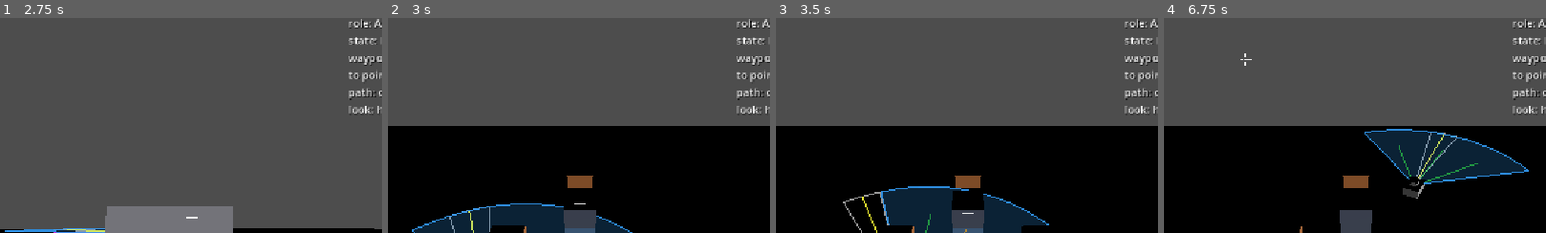
Above: before the commit, frames 1-4 (left to right).
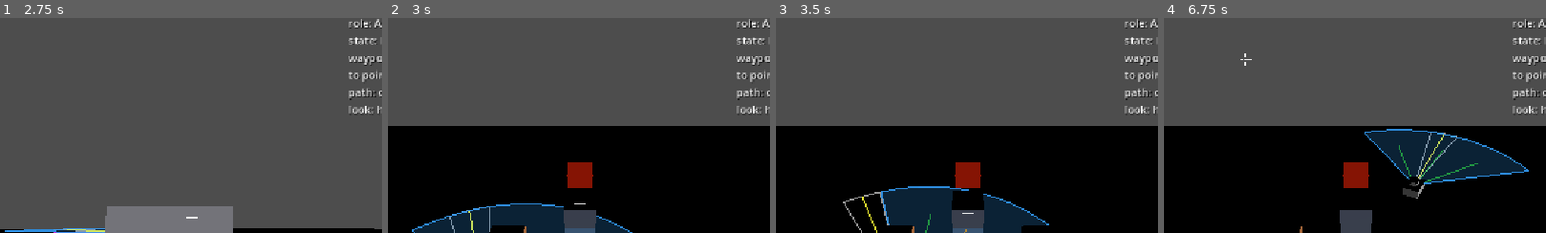
Above: after the commit, the same moments.

Repository: Imadakara/Tanks-Props
Game: Godot game, scene res://scenes/bot_arena/BotArena.tscn
Same seed, same stepped clock (60 frames per second), same inputs: the game is played once before the commit and once after it.
Inputs (mouse positions are % of the whole screen's width and height, from its top left):
- Up to frame 1 (2.75 s): tap Enter at 0.5 s; move the mouse to (55, 50) at 0.52 s; press the mouse at (55, 50) at 0.53 s; hold W (move_forward) from 0.53 s (still down); move the mouse to (45, 50) at 1.27 s; release the mouse at (45, 50) at 1.28 s; tap E (toggle_disguise) at 1.35 s; move the mouse to (52, 48) at 2.02 s; tap 1 at 2.1 s
- Up to frame 2 (3 s): keep holding W (move_forward); move the mouse to (49, 52) at 2.77 s; tap 2 at 2.85 s
- Up to frame 3 (3.5 s): keep holding W (move_forward)
- Up to frame 4 (6.75 s): move the mouse to (80, 65) at 3.52 s; release W (move_forward) at 3.53 s; hold A (turn_left) 3.53-5.03 s; tap 3 at 3.6 s; move the mouse to (20, 35) at 4.27 s; click (20, 35) at 4.35 s; move the mouse to (55, 50) at 5.02 s; hold S (move_backward) 5.03-5.78 s; hold E (toggle_disguise) 5.03-5.78 s; click (55, 50) at 5.17 s; move the mouse to (35, 25) at 5.77 s; hold D (turn_right) 5.78-6.53 s; tap 1 at 5.85 s; move the mouse to (55, 50) at 6.52 s; hold W (move_forward) from 6.53 s (still down); tap 2 at 6.6 s
The pictures show only the part of the screen within x 25-75%, y 7-57%; the shares and areas given below are measured in that part.

Frame 1 is identical in both runs. In frame 2, 0.8% of the frame differs, in the area x 46-54%, y 67-80%; in frame 3, 0.8%; in frame 4, 0.8%.

Commit message:
reverse collision obstacle

Diff:
--- a/scenes/bot_arena/BotArena.tscn
+++ b/scenes/bot_arena/BotArena.tscn
@@ -44,16 +44,21 @@
 [sub_resource type="BoxMesh" id="BoxMesh_j8k2e"]
 size = Vector3(2, 1.25, 2)
 
-[sub_resource type="BoxShape3D" id="BoxShape3D_execi"]
-size = Vector3(2, 1.25, 2)
-
-[sub_resource type="BoxMesh" id="BoxMesh_0hb1j"]
-size = Vector3(2, 1.25, 2)
-
 [sub_resource type="BoxShape3D" id="BoxShape3D_oubrc"]
 size = Vector3(2, 1.25, 2)
 
 [sub_resource type="BoxMesh" id="BoxMesh_usroo"]
+size = Vector3(2, 1.25, 2)
+
+[sub_resource type="BoxShape3D" id="BoxShape3D_execi"]
+size = Vector3(2, 1.25, 2)
+
+[sub_resource type="StandardMaterial3D" id="StandardMaterial3D_j8k2e"]
+transparency = 1
+shading_mode = 0
+albedo_color = Color(0.95, 0.15, 0.05, 0.55)
+
+[sub_resource type="BoxMesh" id="BoxMesh_0hb1j"]
 size = Vector3(2, 1.25, 2)
 
 [node name="BotArena" type="Node3D" unique_id=281684750]
@@ -140,17 +145,6 @@
 material_override = SubResource("StandardMaterial3D_execi")
 mesh = SubResource("BoxMesh_j8k2e")
 
-[node name="Obstacle2" type="StaticBody3D" parent="." unique_id=166984192]
-transform = Transform3D(1, 0, 0, 0, 1, 0, 0, 0, 1, 0, 0.625, -25)
-collision_mask = 0
-
-[node name="CollisionShape3D" type="CollisionShape3D" parent="Obstacle2" unique_id=2030595045]
-shape = SubResource("BoxShape3D_execi")
-
-[node name="Mesh" type="MeshInstance3D" parent="Obstacle2" unique_id=86441561]
-material_override = SubResource("StandardMaterial3D_execi")
-mesh = SubResource("BoxMesh_0hb1j")
-
 [node name="Obstacle3" type="StaticBody3D" parent="." unique_id=870157358]
 transform = Transform3D(1, 0, 0, 0, 1, 0, 0, 0, 1, -4.33, 0.625, -17.5)
 collision_mask = 0
@@ -169,3 +163,15 @@
 transform = Transform3D(1, 0, 0, 0, -4.371139e-08, 1, 0, -1, -4.371139e-08, 0, 45, 0)
 projection = 1
 size = 80.0
+
+[node name="HazardZone1" type="Area3D" parent="." unique_id=110586392]
+transform = Transform3D(1, 0, 0, 0, 1, 0, 0, 0, 1, 0, 0.625, -25)
+collision_layer = 4
+collision_mask = 0
+
+[node name="CollisionShape3D" type="CollisionShape3D" parent="HazardZone1" unique_id=900768991]
+shape = SubResource("BoxShape3D_execi")
+
+[node name="Mesh" type="MeshInstance3D" parent="HazardZone1" unique_id=1760489742]
+material_override = SubResource("StandardMaterial3D_j8k2e")
+mesh = SubResource("BoxMesh_0hb1j")
--- a/scenes/bot_arena/bot_sentry_controller.gd
+++ b/scenes/bot_arena/bot_sentry_controller.gd
@@ -72,6 +72,15 @@
 ## ВСЕГДА смена желаемого угла поворота корпуса, а не какое-либо боковое смещение; сам разворот
 ## идёт тем же путём, что и обычная наводка на цель (ai_turn_input/ai_move_input, TankMovement).
 ##
+## Hazard-зоны (ямы/пропасти/границы карты — по прямому запросу) — те же три луча, тот же
+## _compute_travel_yaw(), никакой отдельной логики: query.collide_with_areas=true +
+## collision_mask |= 4 в _scan_obstacle_rays(), маркеры — Area3D на слое 4 (см. HazardZoneN в
+## BotArena.tscn). Area3D физически инертна по определению Godot — раз она не входит в
+## collision_mask самих танков, ни игрок, ни бот об неё не спотыкаются, но луч её видит и
+## объезжает как обычное препятствие. Один и тот же механизм что для сплошной коробки, что для
+## дыры в полу — разница только в том, что кладёт level-дизайнер: StaticBody3D (толкает всех) или
+## Area3D на слое 4 (видна только этому лучу).
+##
 ## Реакция на обстрел: HealthComponent.damaged() несёт killer — при попадании (в любом стейте,
 ## кроме уже-DEFEND) бот разворачивает "камеру" в сторону выстрела; видна оттуда — сразу DEFEND.
 ##
@@ -284,6 +293,12 @@
 var _stuck_trigger_count: int = 0
 var _stuck_side_flip_count: int = 0
 var _stuck_reroute_count: int = 0
+
+## Кэш последней проверки заднего луча (_check_rear_clear()) — только для дебаг-отрисовки/панели,
+## не для логики (сама логика читает возврат функции напрямую в момент вызова).
+var _last_rear_dist: float = 0.0
+var _last_rear_clear: bool = true
+
 var _brain_debug_label: Label
 
 func _ready() -> void:
@@ -608,7 +623,13 @@
 		_stuck_timer += delta
 		if _stuck_timer >= stuck_detect_sec:
 			_stuck_timer = 0.0
-			_stuck_reverse_timer = stuck_reverse_sec
+			# Слепой реверс мог сдать назад в стену за кормой или (после hazard-зон) прямо в яму —
+			# перед реверсом ОДИН раз (не каждый кадр, см. _check_rear_clear()) смотрим задним
+			# лучом, свободно ли сзади; если нет — физически не сдаём назад, но счётчик всё равно
+			# растёт, эскалация тиров ниже продолжается как обычно (иначе бот, зажатый спереди и
+			# сзади, стоял бы вечно, так и не дойдя до смены точки/маршрута).
+			if _check_rear_clear():
+				_stuck_reverse_timer = stuck_reverse_sec
 			_stuck_trigger_count += 1
 			# Тир 2: застряли подряд ДВАЖДЫ на одной и той же выбранной стороне объезда — сама
 			# сторона явно не работает на этом препятствии, пробуем другую.
@@ -682,7 +703,11 @@
 		var dir := Vector3(-sin(ray_yaw), 0.0, -cos(ray_yaw))
 		var query := PhysicsRayQueryParameters3D.create(origin, origin + dir * avoid_sensor_range)
 		query.exclude = [_body]
-		query.collision_mask = 1 | 2  # environment (препятствия) + tanks
+		query.collision_mask = 1 | 2 | 4  # environment + tanks + hazard zones (см. HazardZoneN)
+		# Hazard-зоны (ямы/пропасти/границы карты) — Area3D на слое 4, физически инертны для
+		# самих танков (не в их collision_mask), опознаются ТОЛЬКО этим лучом. Без этого флага
+		# raycast Area3D вообще не видит — только PhysicsBody3D (StaticBody/CharacterBody).
+		query.collide_with_areas = true
 		var result: Dictionary = space_state.intersect_ray(query)
 		var dist: float = avoid_sensor_range
 		var hit: bool = not result.is_empty()
@@ -690,6 +715,27 @@
 			dist = origin.distance_to(result["position"])
 		rays.append({"id": def["id"], "local_deg": rad_to_deg(wrapf(ray_yaw - body_yaw, -PI, PI)), "world_yaw": ray_yaw, "dist": dist, "hit": hit, "origin": origin, "dir": dir})
 	return rays
+
+## Луч СТРОГО назад от корпуса — считается ТОЛЬКО в момент срабатывания аварийного реверса (см.
+## _drive_to_waypoint()), не каждый физ.кадр, как основной 3-лучевой "лидар" выше: нужен редко,
+## не стоит тратить на него бюджет каждого тика (тот же принцип экономии, что и у самого лидара —
+## см. заголовок файла про масштаб 10×10+ ботов). Та же маска, что у лидара (окружение + танки +
+## hazard-зоны, слой 4) — без этого слепой реверс мог сдать назад в стену за кормой или (после
+## появления hazard-зон, §11.2) прямо в яму/пропасть. Результат кэшируется в _last_rear_dist/
+## _last_rear_clear только ради дебаг-отрисовки (_update_lidar_debug_draw()), не для логики.
+func _check_rear_clear() -> bool:
+	var origin: Vector3 = _body.global_position + Vector3.UP * 0.4
+	var rear_yaw: float = _body.rotation.y + PI
+	var dir := Vector3(-sin(rear_yaw), 0.0, -cos(rear_yaw))
+	var space_state := _body.get_world_3d().direct_space_state
+	var query := PhysicsRayQueryParameters3D.create(origin, origin + dir * avoid_sensor_range)
+	query.exclude = [_body]
+	query.collision_mask = 1 | 2 | 4
+	query.collide_with_areas = true
+	var result: Dictionary = space_state.intersect_ray(query)
+	_last_rear_dist = avoid_sensor_range if result.is_empty() else origin.distance_to(result["position"])
+	_last_rear_clear = _last_rear_dist >= avoid_trigger_range
+	return _last_rear_clear
 
 ## Решает, куда РЕАЛЬНО рулить: на цель напрямую, либо в объезд препятствия. "center"-луч
 ## (см. _scan_obstacle_rays()) перекрыт ближе avoid_trigger_range → включаем объезд: один раз
@@ -902,6 +948,20 @@
 		mesh.surface_add_vertex(local_origin)
 		mesh.surface_add_vertex(to_local)
 	mesh.surface_end()
+
+	# Задний луч (см. _check_rear_clear()) — виден только пока реверс реально идёт (нет смысла
+	# показывать устаревшую проверку долгую секунду простоя между срабатываниями). Голубой —
+	# сзади свободно (реверс идёт по-настоящему), оранжевый — не свободно (реверс пропущен на
+	# этом срабатывании, см. _drive_to_waypoint()).
+	if _stuck_reverse_timer > 0.0:
+		var rear_color: Color = Color(0.2, 0.7, 0.95, 0.9) if _last_rear_clear else Color(0.95, 0.55, 0.1, 0.9)
+		mesh.surface_begin(Mesh.PRIMITIVE_LINES)
+		mesh.surface_set_color(rear_color)
+		var rear_local_origin := Vector3(0.0, HEIGHT, 0.0)
+		var rear_to_local: Vector3 = rear_local_origin + Vector3(0.0, 0.0, 1.0) * _last_rear_dist
+		mesh.surface_add_vertex(rear_local_origin)
+		mesh.surface_add_vertex(rear_to_local)
+		mesh.surface_end()
 
 ## Текстовая панель "что сейчас в голове у бота" — отдельный CanvasLayer+Label поверх HUD (не
 ## трогаем разметку самого HUD.tscn — это дебаг конкретно этой песочницы, не часть продакшен-UI).
